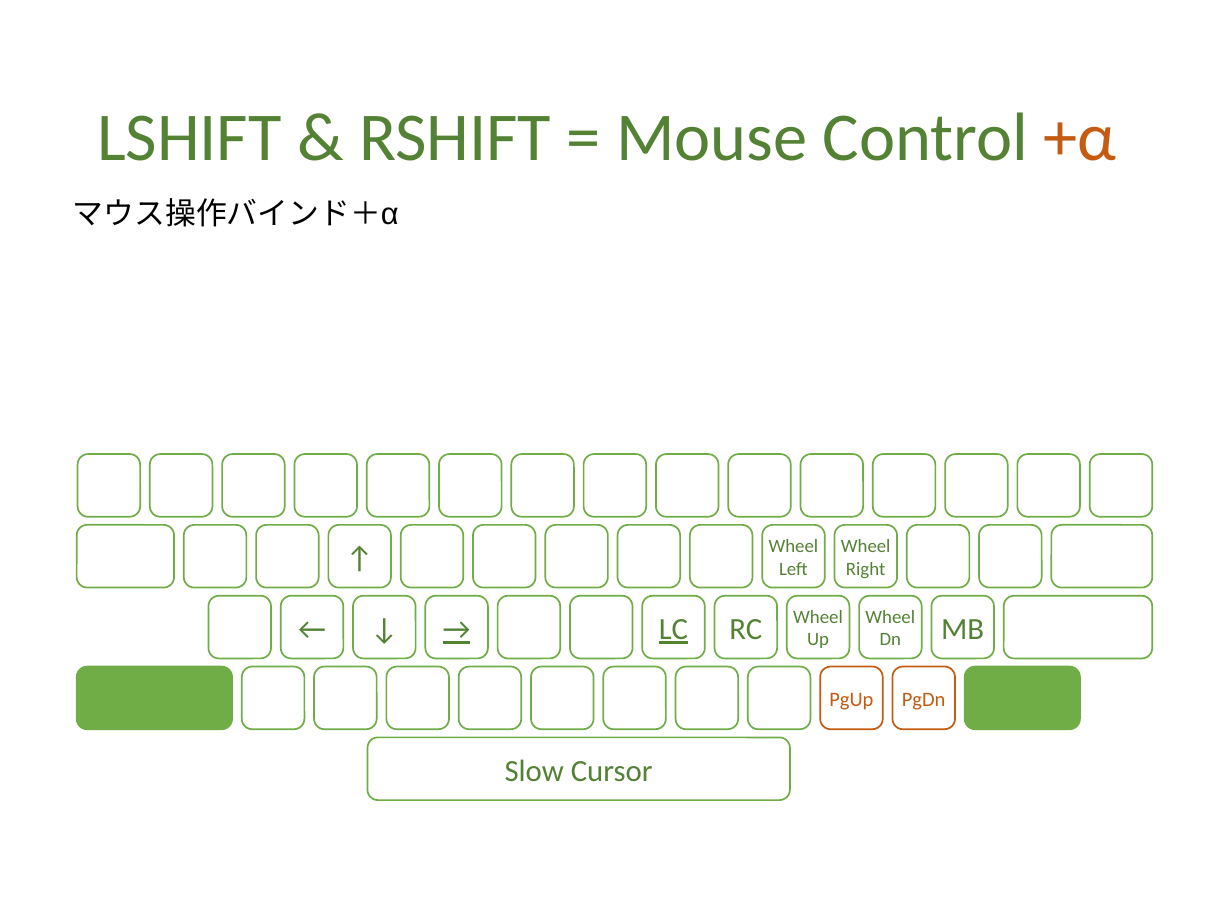
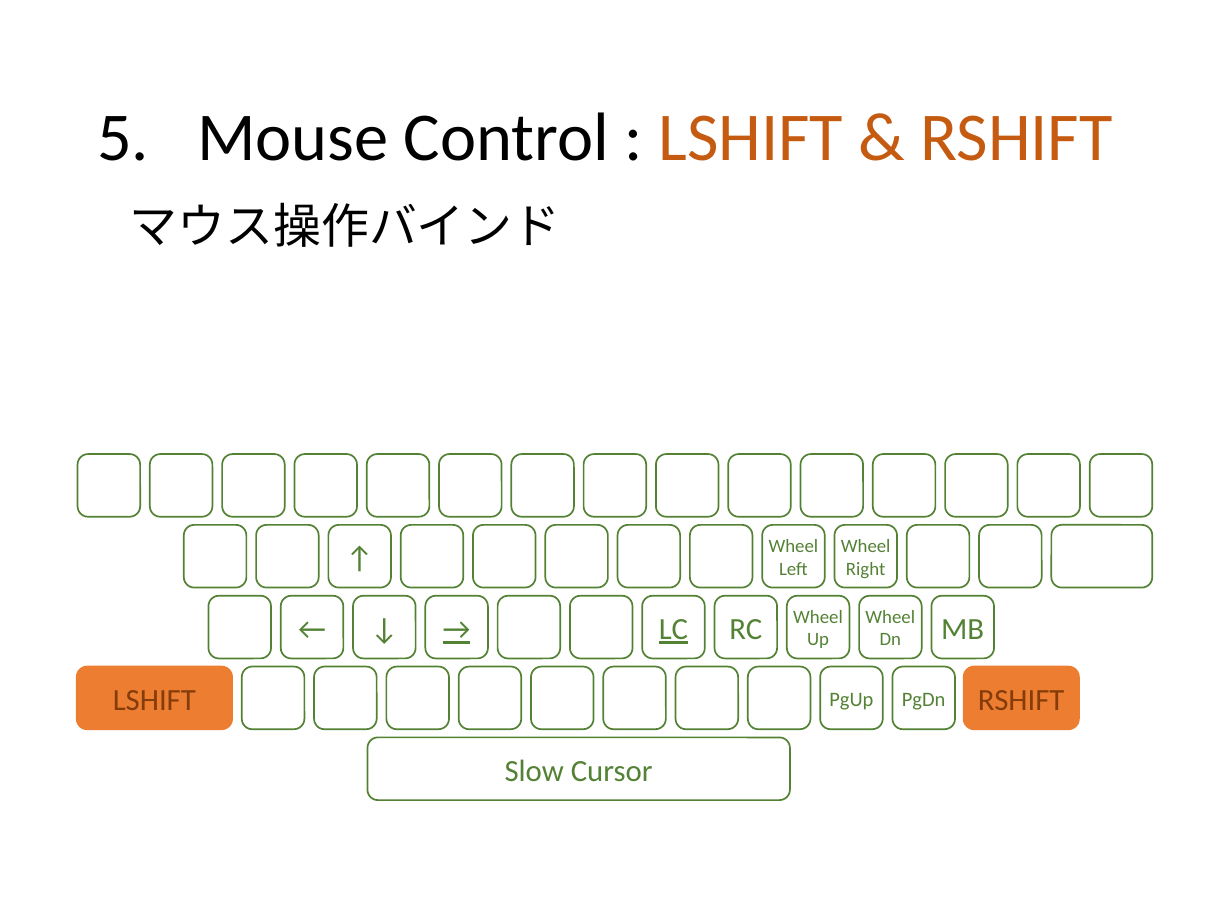
Before and after one commit to ittooo66/myAHK, a slide deck: slide 10 of MANUAL.pptx. Drawn at 1232x924 pixels with LibreOffice and Linux fonts; fonts in the diff are those of the drawing. Boxes give left, top, right and bottom in pixels: in the first picture for what was removed or moved away, otherwise in the second. Text is boxed around its words. In the diff, an @@ line names an element or a change of style, - is before the commit and + after.

```diff
--- a/MANUAL.pptx
+++ b/MANUAL.pptx
@@ title at [197,112,1113,161]: text changed; text colour #548235 to #000000 @@
-LSHIFT & RSHIFT = Mouse Control +α
+5. Mouse Control : LSHIFT & RSHIFT
@@ text at [130,202,561,247]: text changed; size 18 to 28 pt; font Arial to Calibri @@
-マウス操作バインド＋α
+    マウス操作バインド
@@ rounded rectangle removed at [76,525,174,588] @@
@@ outline #70AD47 1 pt to #548235 1 pt in 11 elements at [763,525,825,588], [834,525,897,588], [642,596,705,659], [715,596,777,659], [787,596,850,659], [859,596,922,659], [931,596,994,659], [367,738,790,801], [329,525,392,588], [281,596,344,659], [354,596,416,659] @@
@@ rounded rectangle removed at [1004,596,1153,659] @@
@@ rounded rectangle "LSHIFT" at [76,667,232,729]: fill #70AD47 to #ED7D31; outline #70AD47 1 pt to #ED7D31 1 pt @@
@@ fill #FFFFFF to none; outline #70AD47 1 pt to #548235 1 pt in 37 elements at [78,455,140,517], [150,455,213,517], [222,455,285,517], [294,455,357,517], [367,455,430,517], [439,455,501,517], [511,455,574,517], [584,455,647,517], [655,455,718,517], [728,455,791,517], [801,455,864,517], [872,455,935,517], [945,455,1008,517], [1018,455,1080,517], [1089,455,1152,517], [184,525,246,588], [256,525,319,588], [400,525,463,588], [473,525,536,588], [546,525,609,588], [617,525,680,588], [690,525,753,588], [907,525,970,588], [979,525,1042,588], [1051,525,1152,588], [208,596,271,659], [425,596,488,659], [498,596,561,659], [570,596,633,659], [241,667,304,729], [314,667,377,729], [387,667,450,729], [458,667,521,729], [531,667,594,729], [604,667,667,729], [675,667,738,729], [748,667,811,729] @@
@@ rounded rectangle "PgUp" at [821,667,883,729]: text colour #C55A11 to #548235; outline #C55A11 1 pt to #548235 1 pt @@
@@ rounded rectangle "PgDn" at [892,667,955,729]: text colour #C55A11 to #548235; outline #C55A11 1 pt to #548235 1 pt @@
@@ rounded rectangle "RSHIFT" at [963,667,1079,729]: fill #70AD47 to #ED7D31; outline #70AD47 1 pt to #ED7D31 1 pt @@
@@ text in rounded rectangle at [113,690,196,710]: text added @@
+LSHIFT
@@ text in rounded rectangle at [978,690,1064,710]: text added @@
+RSHIFT
```
Also in this commit, not shown: 10 other slides changed, 5 slides added, 1 slide removed.
